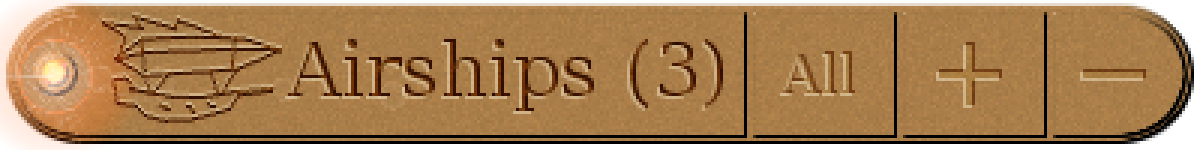
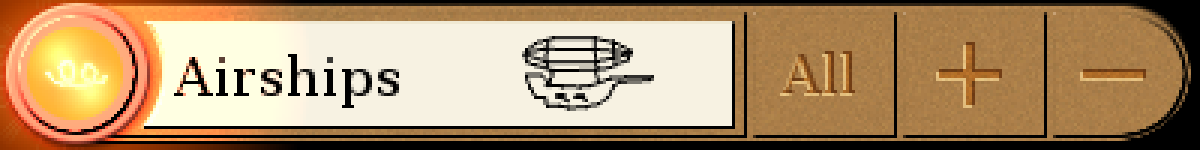
Layers edited between the first and the second 1200px x 150px image:
added layer "Airships" above "Cannons #1" over [522, 36, 654, 111]
renamed "+ copy" to "Light #1", blend soft light → color dodge, painted on it over [0, 0, 1200, 150]
removed layer "+" (was soft light) over [783, 45, 1143, 105]
added layer "Light" above "Airships #1" over [15, 12, 138, 135]
renamed "Layer #3" to "Airships #1", blend soft light → normal, painted on it over [102, 12, 399, 120]
removed layer "Layer #2" (was soft light) over [102, 15, 282, 123]
removed layer "Layer #1" (was soft light) over [102, 15, 282, 123]
removed layer "Airships (3) #2" (was soft light) over [285, 42, 720, 114]
removed layer "Airships (3) #1" (was soft light) over [288, 39, 723, 111]
removed layer "Airships (3)" (was soft light) over [288, 39, 723, 111]
painted on "Layer" over [0, 3, 1146, 150]
